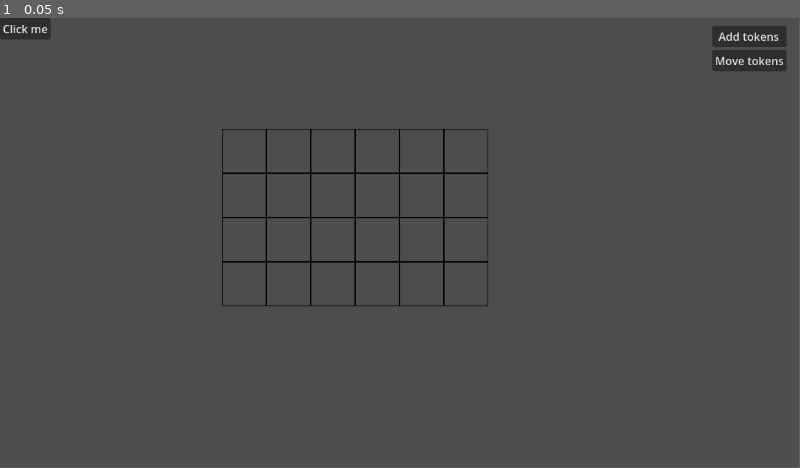
Above: before the commit, frame 1.
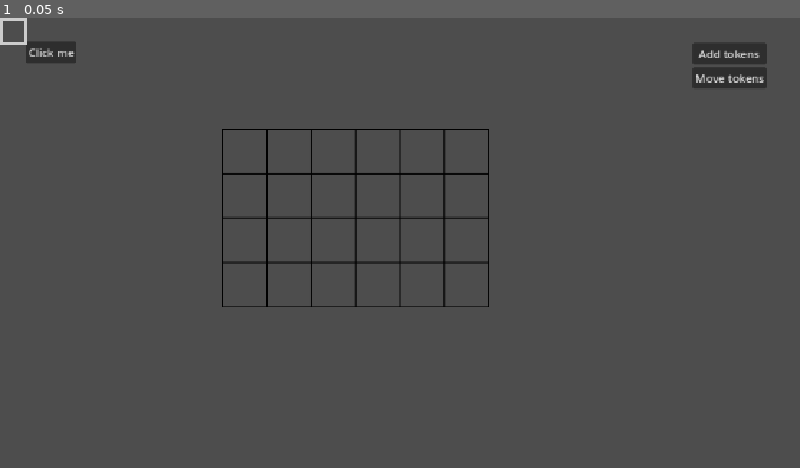
Above: after the commit, the same moment.

Repository: gishsi/combat-tracker
Game: Godot game, scene res://world.tscn
Two runs of this game, one before a commit and one after it. Both use one fixed random seed, a clock stepped at 60 frames per second and the inputs below. The engine's default icon, where the game draws it, is replaced by a stand-in: a white triangle on a blue panel in a dark square.
Inputs:
- Up to frame 1 (0.05 s): no input
The window is 799x449 before the commit and 800x450 after it. Grey fills any space a smaller window leaves; there, only what the larger window draws over its background counts as a difference.

The runs differ from the first frame. In frame 1, 2.7% of the frame differs, in the area x 0-99%, y 0-65%.

Commit message:
checkpoint for layout

Diff:
--- a/Scripts/tile_map_layer.gd
+++ b/Scripts/tile_map_layer.gd
@@ -37,7 +37,7 @@
 		print("cannot move a token without choosing choosing it first.")
 		return
 
-	# why do we need this? grid is how we prevent overlapping the enemies
+	# why do we need this? grid is how we prevent overlapping the tokens on the map
 	if grid.has(str(targetPosition)) and grid[str(targetPosition)] != null:
 		print(str(targetPosition.x) + ", " + str(targetPosition.y) + " space is already occupied")
 		return
--- /dev/null
+++ b/Scripts/world.gd
@@ -0,0 +1 @@
+extends Node2D
--- a/project.godot
+++ b/project.godot
@@ -15,6 +15,10 @@
 config/features=PackedStringArray("4.6", "Forward Plus")
 config/icon="res://icon.svg"
 
+[display]
+
+window/stretch/mode="canvas_items"
+
 [physics]
 
 3d/physics_engine="Jolt Physics"
--- a/world.tscn
+++ b/world.tscn
@@ -1,5 +1,6 @@
 [gd_scene format=4 uid="uid://c4d68koasfh7p"]
 
+[ext_resource type="Script" uid="uid://cus2e0uaittm1" path="res://Scripts/world.gd" id="1_036b0"]
 [ext_resource type="Script" uid="uid://c3oc5qyrcxkjs" path="res://Scripts/tile_map_layer.gd" id="1_f3sb7"]
 [ext_resource type="Texture2D" uid="uid://dl2jm5i13nvvt" path="res://pixil-frame-0.png" id="1_fj7yv"]
 [ext_resource type="Resource" uid="uid://ccqxvtpepjpsd" path="res://Scripts/Resources/goblin.tres" id="4_aqk2v"]
@@ -17,7 +18,15 @@
 sources/0 = SubResource("TileSetAtlasSource_tlwt5")
 sources/1 = SubResource("TileSetScenesCollectionSource_aqk2v")
 
+[sub_resource type="StyleBoxFlat" id="StyleBoxFlat_036b0"]
+bg_color = Color(0.6, 0.6, 0.6, 0)
+border_width_left = 5
+border_width_top = 5
+border_width_right = 5
+border_width_bottom = 5
+
 [node name="World" type="Node2D" unique_id=1332943441]
+script = ExtResource("1_036b0")
 
 [node name="Grid" type="Node2D" parent="." unique_id=1033833114]
 position = Vector2(320, 160)
@@ -29,29 +38,46 @@
 
 [node name="Node2D" type="Node2D" parent="." unique_id=1222178340]
 
-[node name="VBoxContainer" type="VBoxContainer" parent="." unique_id=2085399120]
-offset_right = 40.0
-offset_bottom = 40.0
+[node name="TokensListContainer" type="VBoxContainer" parent="." unique_id=2085399120]
+offset_left = 37.0
+offset_top = 34.0
+offset_right = 77.0
+offset_bottom = 74.0
 
-[node name="Button" type="Button" parent="VBoxContainer" unique_id=1421471831]
+[node name="Button" type="Button" parent="TokensListContainer" unique_id=1421471831]
 layout_mode = 2
 script = ExtResource("5_036b0")
 data = ExtResource("4_aqk2v")
 
-[node name="VBoxContainer2" type="VBoxContainer" parent="." unique_id=1633373008]
-offset_left = 1027.0
-offset_top = 11.0
-offset_right = 1134.0
-offset_bottom = 77.0
+[node name="ModeButtonsContainer" type="VBoxContainer" parent="." unique_id=1633373008]
+offset_left = 997.0
+offset_top = 36.0
+offset_right = 1104.0
+offset_bottom = 102.0
 
-[node name="AddTokensButton" type="Button" parent="VBoxContainer2" unique_id=1511129045]
+[node name="AddTokensButton" type="Button" parent="ModeButtonsContainer" unique_id=1511129045]
 layout_mode = 2
 text = "Add tokens"
 
-[node name="MoveTokensButton" type="Button" parent="VBoxContainer2" unique_id=1486764248]
+[node name="MoveTokensButton" type="Button" parent="ModeButtonsContainer" unique_id=1486764248]
 layout_mode = 2
 text = "Move tokens"
 
-[connection signal="token_data_selected" from="VBoxContainer/Button" to="Grid/TileMapLayer" method="_on_button_token_data_selected"]
-[connection signal="pressed" from="VBoxContainer2/AddTokensButton" to="Grid/TileMapLayer" method="_on_add_tokens_button_pressed"]
-[connection signal="pressed" from="VBoxContainer2/MoveTokensButton" to="Grid/TileMapLayer" method="_on_move_tokens_button_pressed"]
+[node name="Control" type="Control" parent="." unique_id=1926028305]
+layout_mode = 3
+anchors_preset = 0
+offset_right = 40.0
+offset_bottom = 40.0
+
+[node name="Panel" type="Panel" parent="Control" unique_id=1115198345]
+layout_mode = 1
+anchors_preset = 15
+anchor_right = 1.0
+anchor_bottom = 1.0
+grow_horizontal = 2
+grow_vertical = 2
+theme_override_styles/panel = SubResource("StyleBoxFlat_036b0")
+
+[connection signal="token_data_selected" from="TokensListContainer/Button" to="Grid/TileMapLayer" method="_on_button_token_data_selected"]
+[connection signal="pressed" from="ModeButtonsContainer/AddTokensButton" to="Grid/TileMapLayer" method="_on_add_tokens_button_pressed"]
+[connection signal="pressed" from="ModeButtonsContainer/MoveTokensButton" to="Grid/TileMapLayer" method="_on_move_tokens_button_pressed"]
Binary file added: BustlingBazaarPublic.jpg
Not shown, added: BustlingBazaarPublic.jpg.import
Not shown, added: Scripts/world.gd.uid
